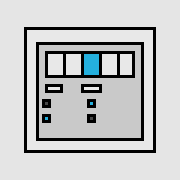
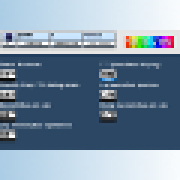
Revision of a layered 180x180 image; what changed, layer by layer:
added layer "Pasted Layer" above "settings.png" over [0, 30, 180, 150]
painted on "settings.png" over [0, 0, 180, 180]
